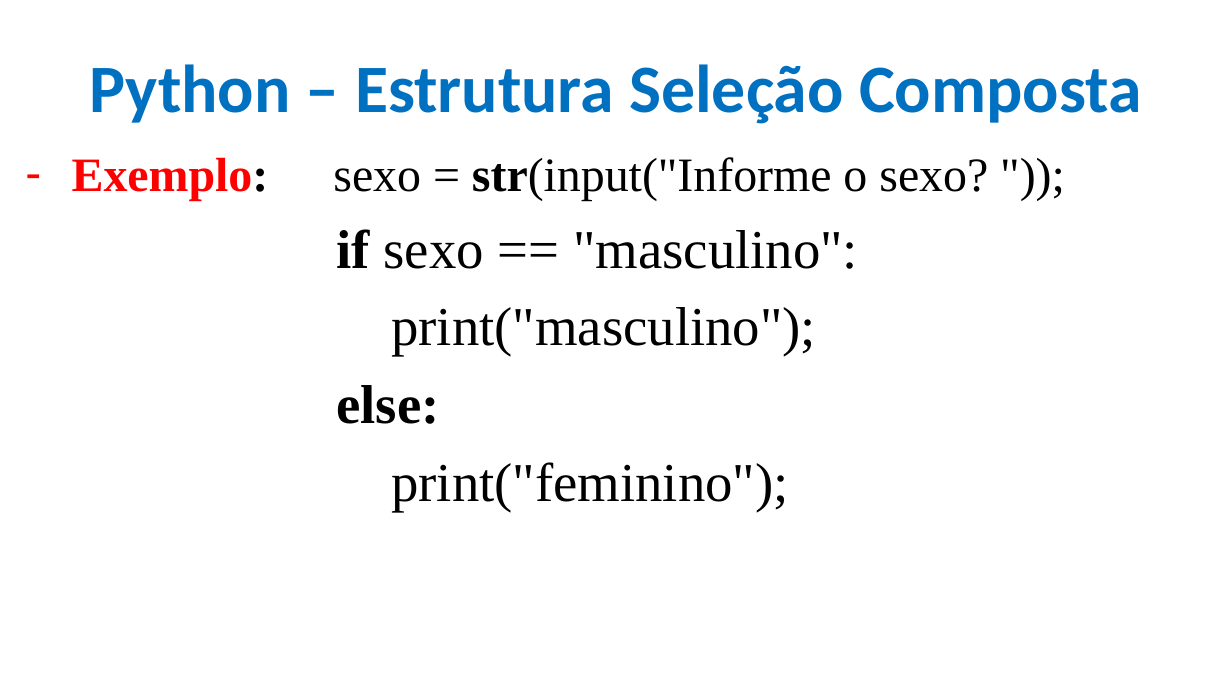
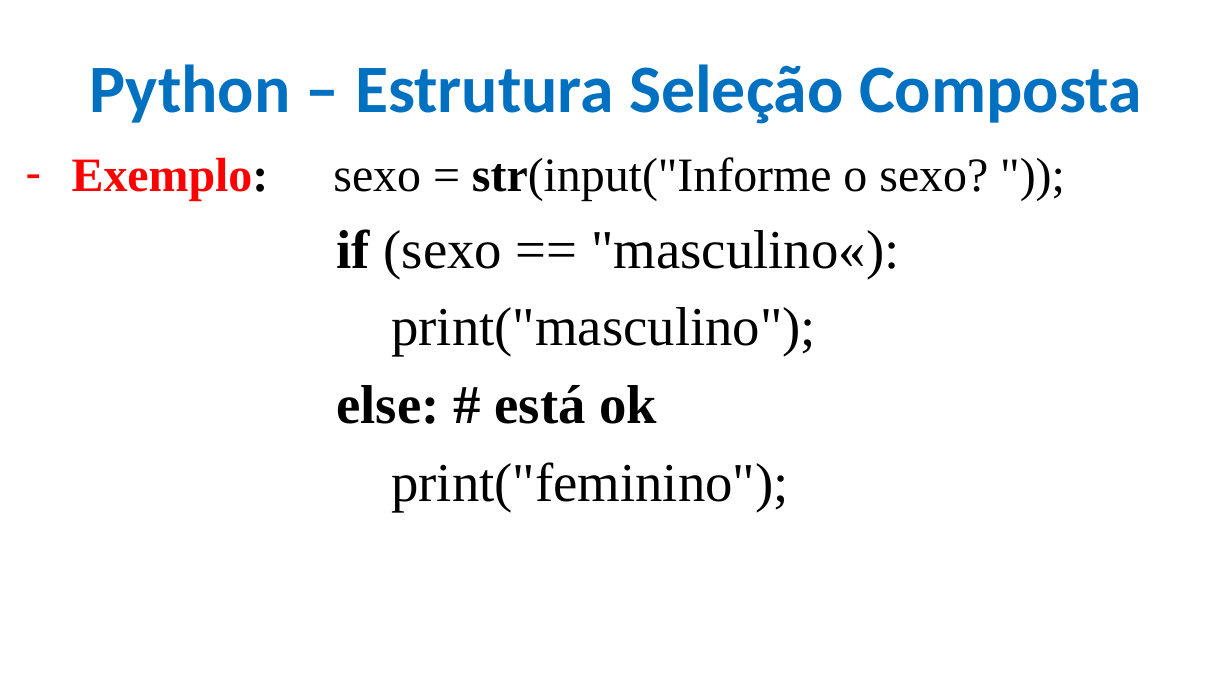
Before and after one commit to CloudEducationBrazil/WydenPythonParadigmas, a slide deck: slide 30 of 01 Classes/Curso de Férias Programação Python - 04Jul2022.pptx. Drawn at 1232x693 pixels with LibreOffice and Linux fonts; fonts in the diff are those of the drawing; background and template pictures are left out. Boxes give left, top, right and bottom in pixels: in the first picture for what was removed or moved away, otherwise in the second. Text is boxed around its words. In the diff, an @@ line names an element or a change of style, - is before the commit and + after.

Commit message:
alteração ppt aula curso de férias Python

```diff
--- a/01 Classes/Curso de Férias Programação Python - 04Jul2022.pptx
+++ b/01 Classes/Curso de Férias Programação Python - 04Jul2022.pptx
@@ text at <box>337,229,899,278</box>: text changed @@
-          if sexo == "masculino":
+          if (sexo == "masculino«):
@@ text at <box>337,385,657,424</box>: text changed @@
-          else:
+          else: # está ok
```
Also in this commit, not shown: 7 other slides changed.
